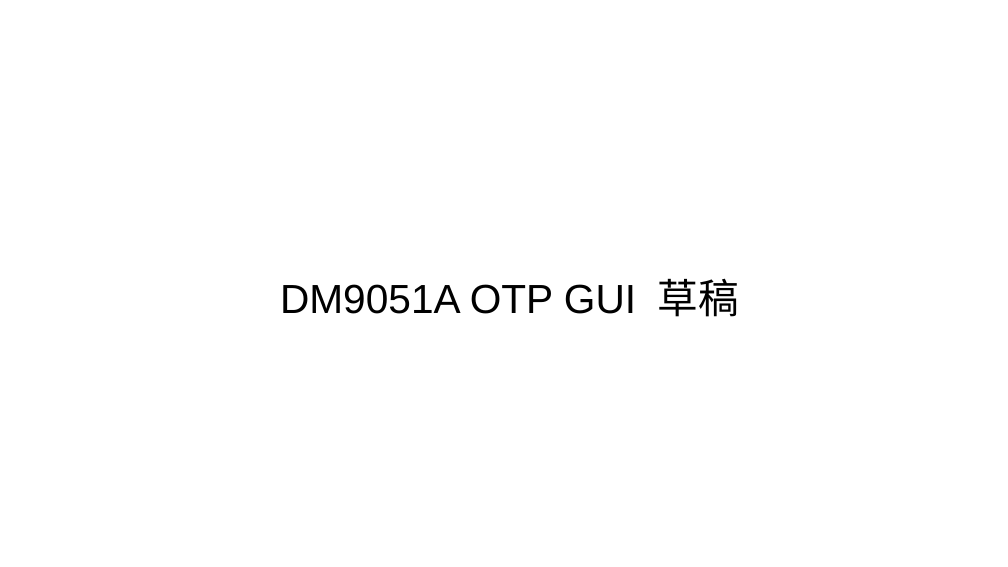
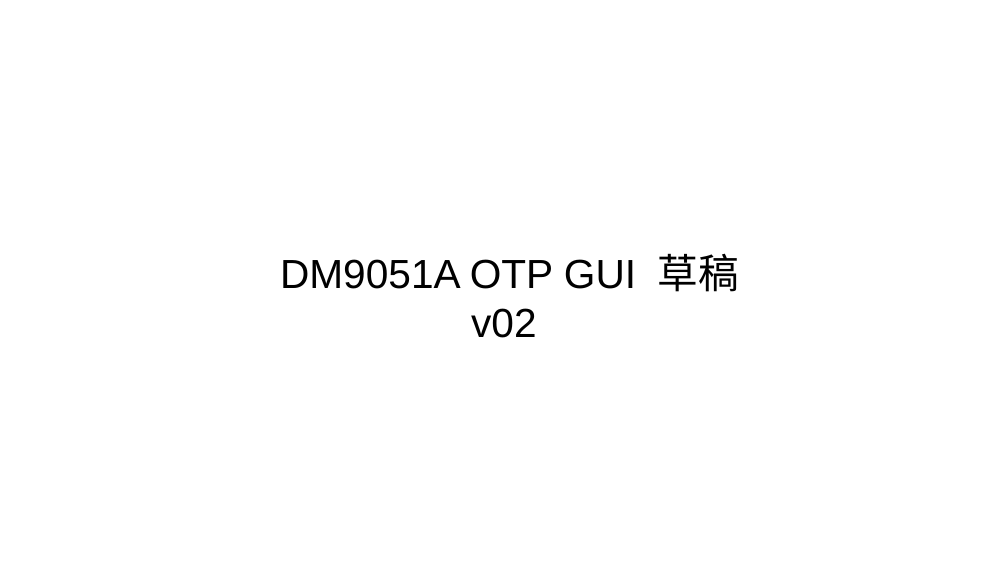
Before and after one commit to tomjpsun/obsidianVaults, a slide deck: slide 1 of DM9051A OTP 燒錄專案/8051A OTP GUI.odp. Drawn at 1008x567 pixels with LibreOffice and Linux fonts; fonts in the diff are those of the drawing. Boxes give left, top, right and bottom in pixels: in the first picture for what was removed or moved away, otherwise in the second. Text is boxed around its words. In the diff, an @@ line names an element or a change of style, - is before the commit and + after.

```diff
--- a/DM9051A OTP 燒錄專案/8051A OTP GUI.odp
+++ b/DM9051A OTP 燒錄專案/8051A OTP GUI.odp
@@ subtitle at box(471, 308, 537, 338): paragraph added @@
+v02
```
Also in this commit, not shown: 1 other slide changed, 1 other file.
